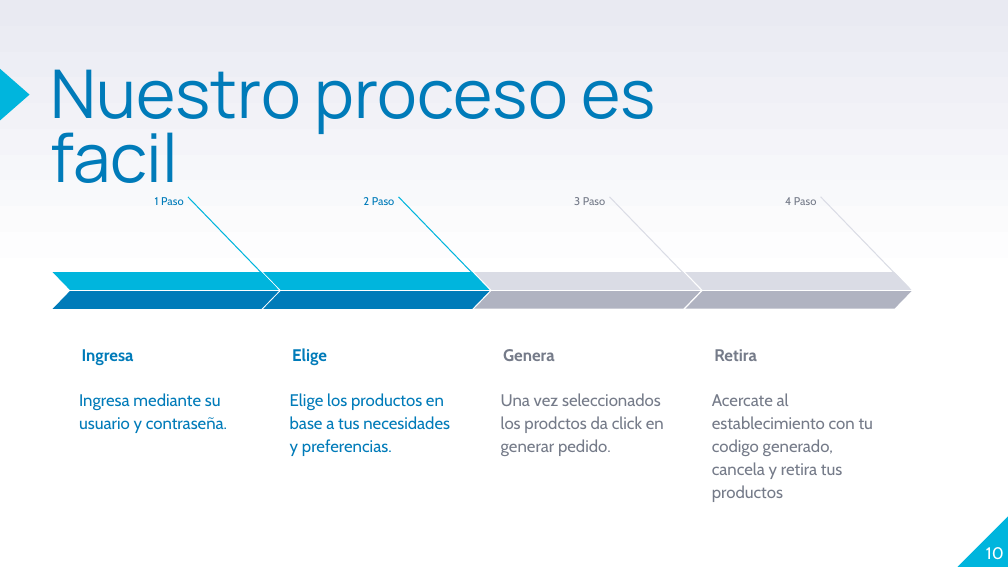
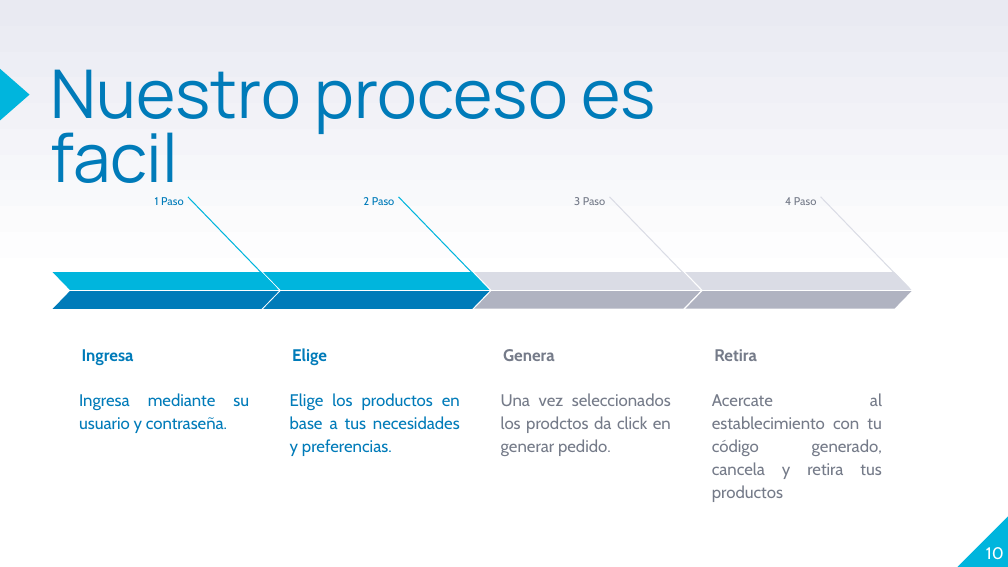
Before and after one commit to lcoronelcosta/integradora, a slide deck: slide 10 of Segundo Borrador - Luis Coronel.pptx. Drawn at 1008x567 pixels with LibreOffice and Linux fonts; fonts in the diff are those of the drawing. Boxes give left, top, right and bottom in pixels: in the first picture for what was removed or moved away, otherwise in the second. Text is boxed around its words. In the diff, an @@ line names an element or a change of style, - is before the commit and + after.

```diff
--- a/Segundo Borrador - Luis Coronel.pptx
+++ b/Segundo Borrador - Luis Coronel.pptx
@@ alignment left to justified in 3 elements at [79,393,249,433], [290,393,460,456], [501,393,671,456] @@
@@ text at [712,393,882,479]: text changed @@
-Acercate al establecimiento con tu codigo generado, cancela y retira tus productos
+Acercate al establecimiento con tu código generado, cancela y retira tus productos
```
Also in this commit, not shown: 13 other slides changed, 1 slide added, 2 slides removed, 5 other files.
